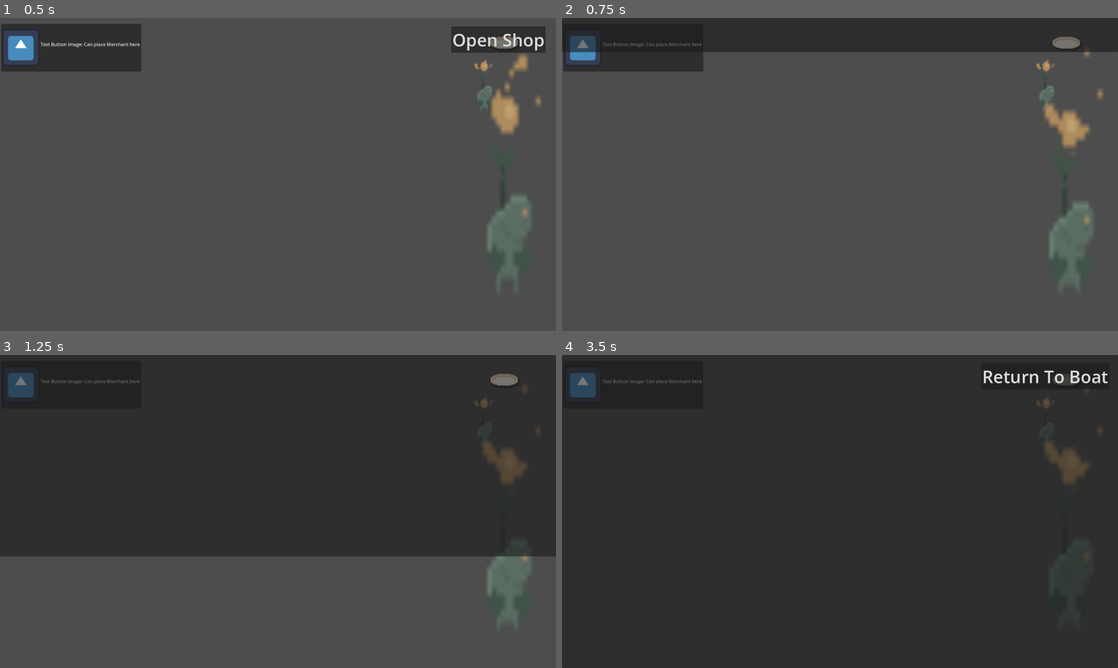
Above: before the commit, frames 1-4 (two rows, left to right).
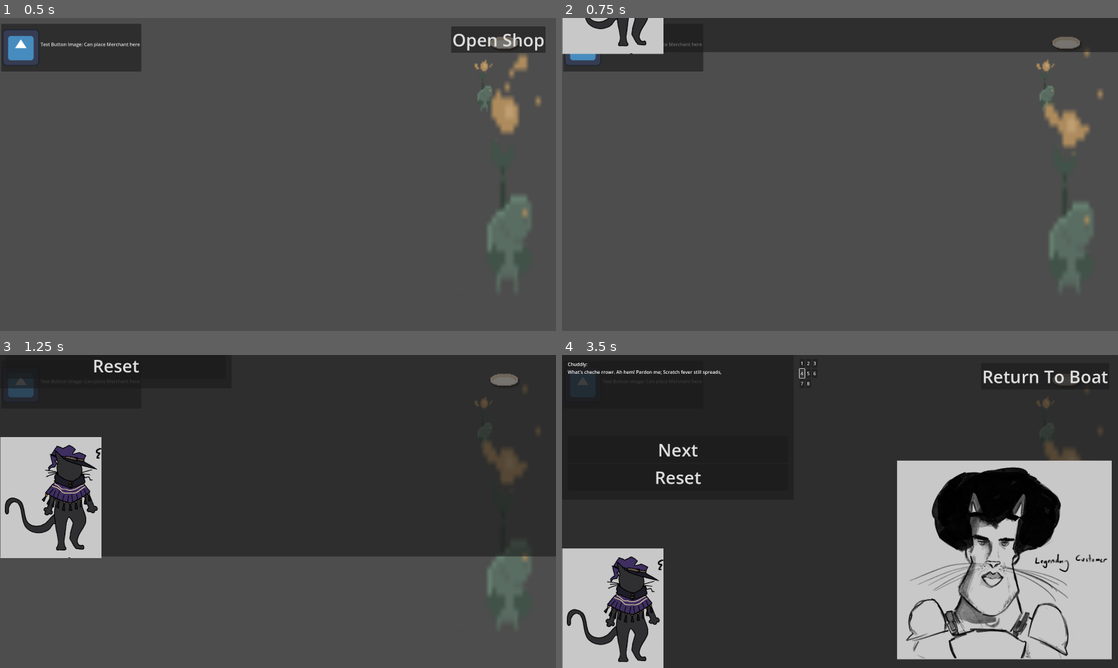
Above: after the commit, the same moments.

Repository: NotTom31/FroggeeToadems
Game: Godot game, scene res://Scenes/Shop_Merchant_Placeholder/shop___merchant_placeholder_0.tscn
Two runs of this game, one before a commit and one after it. Both use one fixed random seed, a clock stepped at 60 frames per second and the inputs below. This scene is started directly instead of the project's main scene. The engine's default icon, where the game draws it, is replaced by a stand-in: a white triangle on a blue panel in a dark square.
Inputs (mouse positions are in pixels of both pictures, inside the frame that each line leads up to):
- Up to frame 1 (0.5 s): no input
- Up to frame 2 (0.75 s): click "Open Shop" at 0.5 s
- Up to frame 3 (1.25 s): no input
- Up to frame 4 (3.5 s): click (678, 364) at 1.25 s, where only the run after the commit has a clickable "Reset"; click (801, 364) at 2 s, where only the run after the commit has a clickable "1"; click (801, 373) at 2.75 s, where only the run after the commit has a clickable "4"

Frame 1 is identical in both runs. In frame 2, 1.7% of the frame differs, in the area x 0-19%, y 0-12%; in frame 3, 6.2%; in frame 4, 30%, in the area x 0-99%, y 2-100%.

Commit message:
Implemented switching character art

Diff:
--- a/Scenes/Shop_Merchant_Placeholder/canvas_shop.tscn
+++ b/Scenes/Shop_Merchant_Placeholder/canvas_shop.tscn
@@ -1,7 +1,8 @@
-[gd_scene load_steps=8 format=3 uid="uid://i6igjyki2wqp"]
+[gd_scene load_steps=9 format=3 uid="uid://i6igjyki2wqp"]
 
 [ext_resource type="Script" path="res://Scenes/Shop_Merchant_Placeholder/canvas_shop.gd" id="1_mnvbs"]
 [ext_resource type="PackedScene" uid="uid://baeaj55y6xd38" path="res://Scenes/UI/BlankButton.tscn" id="2_mhcmu"]
+[ext_resource type="PackedScene" uid="uid://cvtntsg168do7" path="res://Scenes/UI/ShopScreen.tscn" id="3_ufnje"]
 
 [sub_resource type="Animation" id="Animation_mwk8s"]
 length = 0.001
@@ -30,8 +31,8 @@
 "values": [false]
 }
 
-[sub_resource type="Animation" id="Animation_ceqh4"]
-resource_name = "Transition_Out"
+[sub_resource type="Animation" id="Animation_gloa7"]
+resource_name = "Start"
 tracks/0/type = "value"
 tracks/0/imported = false
 tracks/0/enabled = true
@@ -39,10 +40,10 @@
 tracks/0/interp = 1
 tracks/0/loop_wrap = true
 tracks/0/keys = {
-"times": PackedFloat32Array(0, 1),
-"transitions": PackedFloat32Array(1, 1),
+"times": PackedFloat32Array(0),
+"transitions": PackedFloat32Array(1),
 "update": 0,
-"values": [Vector2(0, 0), Vector2(0, -1155)]
+"values": [Vector2(0, -1155)]
 }
 tracks/1/type = "value"
 tracks/1/imported = false
@@ -51,10 +52,10 @@
 tracks/1/interp = 1
 tracks/1/loop_wrap = true
 tracks/1/keys = {
-"times": PackedFloat32Array(0, 0.933333, 1),
-"transitions": PackedFloat32Array(1, 1, 1),
+"times": PackedFloat32Array(0),
+"transitions": PackedFloat32Array(1),
 "update": 1,
-"values": [true, true, false]
+"values": [false]
 }
 
 [sub_resource type="Animation" id="Animation_s3bhq"]
@@ -84,8 +85,8 @@
 "values": [false, true, true]
 }
 
-[sub_resource type="Animation" id="Animation_gloa7"]
-resource_name = "Start"
+[sub_resource type="Animation" id="Animation_ceqh4"]
+resource_name = "Transition_Out"
 tracks/0/type = "value"
 tracks/0/imported = false
 tracks/0/enabled = true
@@ -93,10 +94,10 @@
 tracks/0/interp = 1
 tracks/0/loop_wrap = true
 tracks/0/keys = {
-"times": PackedFloat32Array(0),
-"transitions": PackedFloat32Array(1),
+"times": PackedFloat32Array(0, 1),
+"transitions": PackedFloat32Array(1, 1),
 "update": 0,
-"values": [Vector2(0, -1155)]
+"values": [Vector2(0, 0), Vector2(0, -1155)]
 }
 tracks/1/type = "value"
 tracks/1/imported = false
@@ -105,10 +106,10 @@
 tracks/1/interp = 1
 tracks/1/loop_wrap = true
 tracks/1/keys = {
-"times": PackedFloat32Array(0),
-"transitions": PackedFloat32Array(1),
+"times": PackedFloat32Array(0, 0.933333, 1),
+"transitions": PackedFloat32Array(1, 1, 1),
 "update": 1,
-"values": [false]
+"values": [true, true, false]
 }
 
 [sub_resource type="AnimationLibrary" id="AnimationLibrary_w5c88"]
@@ -161,6 +162,9 @@
 size_flags_horizontal = 4
 size_flags_vertical = 4
 
+[node name="ShopScreen" parent="Menu/Panel" instance=ExtResource("3_ufnje")]
+layout_mode = 1
+
 [node name="Back_Button" parent="Menu" instance=ExtResource("2_mhcmu")]
 layout_mode = 1
 anchors_preset = 1
--- a/Scenes/UI/ShopScreen.tscn
+++ b/Scenes/UI/ShopScreen.tscn
@@ -1,9 +1,16 @@
-[gd_scene load_steps=5 format=3 uid="uid://cvtntsg168do7"]
+[gd_scene load_steps=12 format=3 uid="uid://cvtntsg168do7"]
 
 [ext_resource type="Script" path="res://Scenes/UI/shop_screen.gd" id="1_cb10l"]
 [ext_resource type="Texture2D" uid="uid://cebvr8v8iyh46" path="res://Assets/Art/Temp/Shopkeep temp.png" id="2_o25yn"]
-[ext_resource type="Texture2D" uid="uid://bpsciivj2iixp" path="res://Assets/Art/Temp/ChadCat.png" id="3_h7exv"]
+[ext_resource type="Texture2D" uid="uid://bpsciivj2iixp" path="res://Assets/Art/Temp/Cats/ChadCat.png" id="3_h7exv"]
 [ext_resource type="PackedScene" uid="uid://baeaj55y6xd38" path="res://Scenes/UI/BlankButton.tscn" id="4_xtrl7"]
+[ext_resource type="Texture2D" uid="uid://dmbp5uydwdtmg" path="res://Assets/Art/Temp/Cats/eyecat.png" id="5_rs11m"]
+[ext_resource type="Texture2D" uid="uid://dgkq1ee8cxrl3" path="res://Assets/Art/Temp/Cats/Gorf.png" id="6_bq43l"]
+[ext_resource type="Texture2D" uid="uid://deqr6bmsmg53b" path="res://Assets/Art/Temp/Cats/maskcat.png" id="7_tw00s"]
+[ext_resource type="Texture2D" uid="uid://coag40tplua1v" path="res://Assets/Art/Temp/Cats/PlagueCat.png" id="8_5d1sc"]
+[ext_resource type="Texture2D" uid="uid://ti5l4qbllufo" path="res://Assets/Art/Temp/Cats/purrzerk.png" id="9_qqeyb"]
+[ext_resource type="Texture2D" uid="uid://d0124ydgm3g78" path="res://Assets/Art/Temp/Cats/Void.png" id="10_qboy3"]
+[ext_resource type="Texture2D" uid="uid://biaaf0qhrkdab" path="res://Assets/Art/Temp/Cats/WeirdGuy.png" id="11_10rt7"]
 
 [node name="ShopScreen" type="Control"]
 layout_mode = 3
@@ -15,12 +22,11 @@
 script = ExtResource("1_cb10l")
 
 [node name="ShopkeepTemp" type="Sprite2D" parent="."]
-position = Vector2(-166, 1082)
+position = Vector2(176, 877)
+scale = Vector2(-1, 1)
 texture = ExtResource("2_o25yn")
-
-[node name="ChadCat" type="Sprite2D" parent="."]
-position = Vector2(1501, 711)
-texture = ExtResource("3_h7exv")
+region_enabled = true
+region_rect = Rect2(749.436, 0, 348.564, 417.876)
 
 [node name="Panel" type="Panel" parent="."]
 layout_mode = 0
@@ -46,16 +52,18 @@
 layout_mode = 2
 
 [node name="Text" type="Label" parent="Panel/MarginContainer2/VBoxContainer"]
-custom_minimum_size = Vector2(700, 300)
+custom_minimum_size = Vector2(700, 230)
 layout_mode = 2
 text = "Placeholder Order"
 autowrap_mode = 3
 
 [node name="NextButton" parent="Panel/MarginContainer2/VBoxContainer" instance=ExtResource("4_xtrl7")]
 layout_mode = 2
+text = "Next"
 
 [node name="NextButton2" parent="Panel/MarginContainer2/VBoxContainer" instance=ExtResource("4_xtrl7")]
 layout_mode = 2
+text = "Reset"
 
 [node name="HBoxContainer" type="HBoxContainer" parent="Panel"]
 layout_mode = 0
@@ -67,46 +75,91 @@
 [node name="VBoxContainer" type="VBoxContainer" parent="Panel/HBoxContainer"]
 layout_mode = 2
 
-[node name="1" type="Button" parent="Panel/HBoxContainer/VBoxContainer"]
+[node name="one" type="Button" parent="Panel/HBoxContainer/VBoxContainer"]
 layout_mode = 2
 text = "1"
 
-[node name="2" type="Button" parent="Panel/HBoxContainer/VBoxContainer"]
+[node name="four" type="Button" parent="Panel/HBoxContainer/VBoxContainer"]
+layout_mode = 2
+text = "4"
+
+[node name="seven" type="Button" parent="Panel/HBoxContainer/VBoxContainer"]
+layout_mode = 2
+text = "7"
+
+[node name="VBoxContainer2" type="VBoxContainer" parent="Panel/HBoxContainer"]
+layout_mode = 2
+
+[node name="two" type="Button" parent="Panel/HBoxContainer/VBoxContainer2"]
 layout_mode = 2
 text = "2
 "
 
-[node name="3" type="Button" parent="Panel/HBoxContainer/VBoxContainer"]
+[node name="five" type="Button" parent="Panel/HBoxContainer/VBoxContainer2"]
+layout_mode = 2
+text = "5"
+
+[node name="eight" type="Button" parent="Panel/HBoxContainer/VBoxContainer2"]
+layout_mode = 2
+text = "8"
+
+[node name="VBoxContainer3" type="VBoxContainer" parent="Panel/HBoxContainer"]
+layout_mode = 2
+
+[node name="three" type="Button" parent="Panel/HBoxContainer/VBoxContainer3"]
 layout_mode = 2
 text = "3
 "
 
-[node name="VBoxContainer2" type="VBoxContainer" parent="Panel/HBoxContainer"]
-layout_mode = 2
-
-[node name="4" type="Button" parent="Panel/HBoxContainer/VBoxContainer2"]
-layout_mode = 2
-text = "4"
-
-[node name="5" type="Button" parent="Panel/HBoxContainer/VBoxContainer2"]
-layout_mode = 2
-text = "5"
-
-[node name="6" type="Button" parent="Panel/HBoxContainer/VBoxContainer2"]
+[node name="six" type="Button" parent="Panel/HBoxContainer/VBoxContainer3"]
 layout_mode = 2
 text = "6"
 
-[node name="VBoxContainer3" type="VBoxContainer" parent="Panel/HBoxContainer"]
-layout_mode = 2
+[node name="PlagueCat" type="Sprite2D" parent="."]
+visible = false
+position = Vector2(1461, 825)
+texture = ExtResource("8_5d1sc")
 
-[node name="7" type="Button" parent="Panel/HBoxContainer/VBoxContainer3"]
-layout_mode = 2
-text = "7"
+[node name="Maskcat" type="Sprite2D" parent="."]
+visible = false
+position = Vector2(1450, 829)
+texture = ExtResource("7_tw00s")
 
-[node name="8" type="Button" parent="Panel/HBoxContainer/VBoxContainer3"]
-layout_mode = 2
-text = "8"
+[node name="Purrzerk" type="Sprite2D" parent="."]
+visible = false
+position = Vector2(1482, 781)
+texture = ExtResource("9_qqeyb")
 
-[node name="9" type="Button" parent="Panel/HBoxContainer/VBoxContainer3"]
-layout_mode = 2
-text = "9"
+[node name="ChadCat" type="Sprite2D" parent="."]
+visible = false
+position = Vector2(1528, 707)
+texture = ExtResource("3_h7exv")
+
+[node name="WeirdGuy" type="Sprite2D" parent="."]
+visible = false
+position = Vector2(1548, 852)
+texture = ExtResource("11_10rt7")
+
+[node name="Void" type="Sprite2D" parent="."]
+visible = false
+position = Vector2(1486, 638)
+texture = ExtResource("10_qboy3")
+
+[node name="Gorf" type="Sprite2D" parent="."]
+visible = false
+position = Vector2(1456, 797)
+texture = ExtResource("6_bq43l")
+
+[node name="Eyecat" type="Sprite2D" parent="."]
+visible = false
+position = Vector2(1498, 784)
+texture = ExtResource("5_rs11m")
+
+[connection signal="pressed" from="Panel/HBoxContainer/VBoxContainer/one" to="." method="_on_one_pressed"]
+[connection signal="pressed" from="Panel/HBoxContainer/VBoxContainer/four" to="." method="_on_four_pressed"]
+[connection signal="pressed" from="Panel/HBoxContainer/VBoxContainer/seven" to="." method="_on_seven_pressed"]
+[connection signal="pressed" from="Panel/HBoxContainer/VBoxContainer2/two" to="." method="_on_two_pressed"]
+[connection signal="pressed" from="Panel/HBoxContainer/VBoxContainer2/five" to="." method="_on_five_pressed"]
+[connection signal="pressed" from="Panel/HBoxContainer/VBoxContainer2/eight" to="." method="_on_eight_pressed"]
+[connection signal="pressed" from="Panel/HBoxContainer/VBoxContainer3/three" to="." method="_on_three_pressed"]
+[connection signal="pressed" from="Panel/HBoxContainer/VBoxContainer3/six" to="." method="_on_six_pressed"]
--- a/Scenes/UI/shop_screen.gd
+++ b/Scenes/UI/shop_screen.gd
@@ -1,13 +1,25 @@
 extends Node
 
 var customers_text = [
-	{"name": "Customer 1", "dialogues": ["Hello!", "I'd like a potion.", "Thank you!"]},
-	{"name": "Customer 2", "dialogues": ["Hi there!", "Can you help me?", "I need something special."]},
-	{"name": "Customer 3", "dialogues": ["Greetings!", "I need some frogs.", "Hurry up!"]},
-	{"name": "Customer 4", "dialogues": ["What's up?", "One potion, please!", "Make it quick."]},
-	{"name": "Customer 5", "dialogues": ["Hello!", "Do you have potions?", "I'll take that one."]},
-	{"name": "Customer 6", "dialogues": ["Hey!", "I need something strong.", "Is that all?"]},
-	{"name": "Customer 7", "dialogues": ["Hi!", "Just browsing today.", "Maybe next time."]}
+	{"name": "Plague cat: ", "dialogues": ["Yeeack cheche rrowr. Ah hem! Pardon me; Scratch fever still spreads, a great many claws are stuck sunken into tree casings.  ", " For my cure I will need ____ and ____. Please help", "lest Alpha Meatball notch my ears for my failure"]},
+	{"name": "Mask cat: ", "dialogues": ["Hi there!", "Can you help me?", "I need something special."]},
+	{"name": "Scar cat: ", "dialogues": ["Greetings!", "I need some frogs.", "Hurry up!"]},
+	{"name": "Chuddly: ", "dialogues": ["What's up?", "One potion, please!", "Make it quick."]},
+	{"name": "Minnum Cat: ", "dialogues": ["Hello!", "Do you have potions?", "I'll take that one."]},
+	{"name": "Void spawns: ", "dialogues": ["Hey!", "I need something strong.", "Yummers"]},
+	{"name": "Gorf: ", "dialogues": ["Hi!", "Just browsing today.", "give potion"]},
+	{"name": "Eye: ", "dialogues": ["Hi!", "Just browsing today.", "Give potion"]}
+]
+
+@onready var customer_sprites = [
+	$PlagueCat,
+	$Maskcat,
+	$Purrzerk,
+	$ChadCat,
+	$WeirdGuy,
+	$Void,
+	$Gorf,
+	$Eyecat
 ]
 
 var current_customer_id = -1
@@ -44,6 +56,10 @@
 		var customer_data = customers_text[customer_id]
 		name_label.text = customer_data["name"]
 		dialogue_label.text = ""  # Clear dialogue initially
+
+		for i in range(customer_sprites.size()):
+			customer_sprites[i].visible = (i == customer_id)
+
 		display_next_dialogue()
 	else:
 		print("Invalid customer ID:", customer_id)
@@ -89,4 +105,33 @@
 func _ready():
 	next_button.connect("pressed", Callable(self, "_on_NextButton_pressed"))
 	restart_button.connect("pressed", Callable(self, "_on_RestartButton_pressed"))
-	update_customer_by_id(0)  # Test
+
+
+
+
+
+
+
+
+func _on_one_pressed() -> void:
+	update_customer_by_id(0)
+
+func _on_four_pressed() -> void:
+	update_customer_by_id(3)
+
+func _on_seven_pressed() -> void:
+	update_customer_by_id(6)
+func _on_two_pressed() -> void:
+	update_customer_by_id(1)
+
+func _on_five_pressed() -> void:
+	update_customer_by_id(4)
+
+func _on_eight_pressed() -> void:
+	update_customer_by_id(7)
+
+func _on_three_pressed() -> void:
+	update_customer_by_id(2)
+
+func _on_six_pressed() -> void:
+	update_customer_by_id(5)
Renamed: Assets/Art/Temp/ChadCat.png -> Assets/Art/Temp/Cats/ChadCat.png
Not shown, added: Assets/Art/Temp/Cats/ChadCat.png.import
Binary file added: Assets/Art/Temp/Cats/Gorf.png
Not shown, changed: Assets/Art/Temp/Cats/Gorf.png.import
Binary file added: Assets/Art/Temp/Cats/PlagueCat.png
Not shown, added: Assets/Art/Temp/Cats/PlagueCat.png.import
Binary file added: Assets/Art/Temp/Cats/Void.png
Not shown, added: Assets/Art/Temp/Cats/Void.png.import
Binary file added: Assets/Art/Temp/Cats/WeirdGuy.png
Not shown, added: Assets/Art/Temp/Cats/WeirdGuy.png.import
Binary file added: Assets/Art/Temp/Cats/eyecat.png
Not shown, added: Assets/Art/Temp/Cats/eyecat.png.import
(and 4 more such lines)
